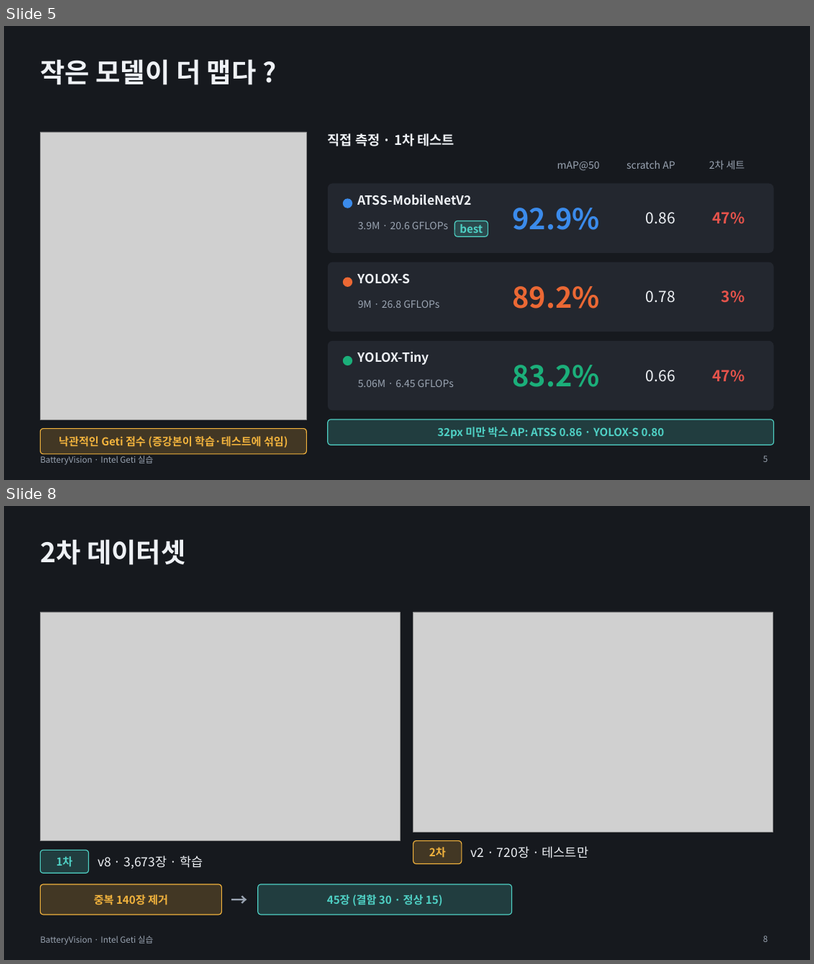
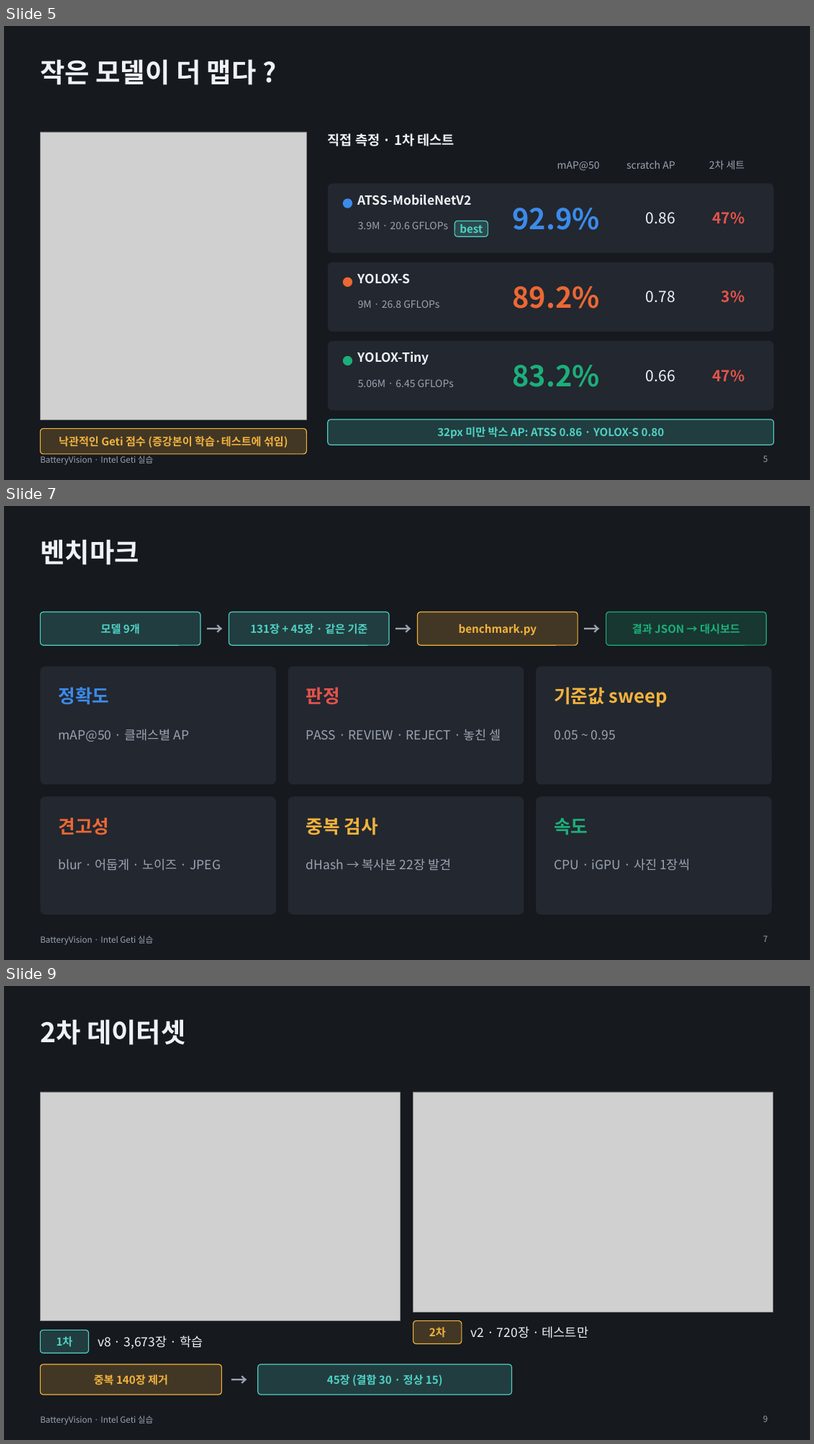
Before and after one commit to se4nchoi/batteryvision, a slide deck: docs/submission/BatteryVision_발표.pptx. Shown one above the other, each under a label of ours: slides 5 and 8 before the commit, slides 5, 7 and 9 after it; the slides between them are not shown. The pictures are 814x964 and 814x1444 pixels, drawn with LibreOffice and Linux fonts; fonts in the diff are those of the drawing; grey boxes stand for pictures. Boxes give left, top, right and bottom in pixels: in the first picture for what was removed or moved away, otherwise in the second. Text is boxed around its words. In the diff, an @@ line names an element or a change of style, - is before the commit and + after.

```diff
--- a/docs/submission/BatteryVision_발표.pptx
+++ b/docs/submission/BatteryVision_발표.pptx
@@ slide 7 added at [4, 506, 810, 960], background #16191E; not listed: 1 template element that a slide beside it also shows @@
@@ title added at [40, 539, 139, 565], 32 pt, text #EEF1F5, bold @@
+벤치마크
@@ rounded rectangle added at [40, 612, 201, 645], fill #4FD1C5 at 20% opacity, outline #4FD1C5 1 pt @@
@@ text added at [201, 612, 229, 645], 20 pt, text #9AA4B2, bold @@
+→
@@ rounded rectangle added at [229, 612, 389, 645], fill #4FD1C5 at 20% opacity, outline #4FD1C5 1 pt @@
@@ text added at [389, 612, 418, 645], 20 pt, text #9AA4B2, bold @@
+→
@@ rounded rectangle added at [418, 612, 578, 645], fill #F2B33D at 20% opacity, outline #F2B33D 1 pt @@
@@ text added at [578, 612, 607, 645], 20 pt, text #9AA4B2, bold @@
+→
@@ rounded rectangle added at [607, 612, 767, 645], fill #1BAF7A at 20% opacity, outline #1BAF7A 1 pt @@
@@ text added at [101, 623, 140, 634], 13 pt, text #4FD1C5, bold @@
+모델 9개
@@ text added at [250, 623, 368, 634], 13 pt, text #4FD1C5, bold @@
+131장 + 45장 · 같은 기준
@@ text added at [459, 624, 538, 636], 13 pt, text #F2B33D, bold @@
+benchmark.py
@@ text added at [633, 623, 741, 634], 13 pt, text #1BAF7A, bold @@
+결과 JSON → 대시보드
@@ rounded rectangle added at [40, 667, 276, 784], fill #23272F @@
@@ rounded rectangle added at [288, 667, 525, 784], fill #23272F @@
@@ rounded rectangle added at [536, 667, 772, 784], fill #23272F @@
@@ text added at [59, 687, 110, 705], 22 pt, text #3B8BEB, bold @@
+정확도
@@ text added at [306, 687, 340, 705], 22 pt, text #E5534B, bold @@
+판정
@@ text added at [554, 687, 668, 707], 22 pt, text #F2B33D, bold @@
+기준값 sweep
@@ text added at [59, 728, 189, 741], 15 pt, text #9AA4B2 @@
+mAP@50 · 클래스별 AP
@@ text added at [306, 728, 502, 740], 15 pt, text #9AA4B2 @@
+PASS · REVIEW · REJECT · 놓친 셀
@@ text added at [554, 730, 616, 739], 15 pt, text #9AA4B2 @@
+0.05 ~ 0.95
@@ rounded rectangle added at [40, 796, 276, 914], fill #23272F @@
@@ rounded rectangle added at [288, 796, 525, 914], fill #23272F @@
@@ rounded rectangle added at [536, 796, 772, 914], fill #23272F @@
@@ text added at [59, 817, 110, 835], 22 pt, text #EB6834, bold @@
+견고성
@@ text added at [306, 817, 378, 835], 22 pt, text #F2B33D, bold @@
+중복 검사
@@ text added at [554, 818, 588, 834], 22 pt, text #1BAF7A, bold @@
+속도
@@ text added at [59, 858, 221, 870], 15 pt, text #9AA4B2 @@
+blur · 어둡게 · 노이즈 · JPEG
@@ text added at [306, 858, 451, 870], 15 pt, text #9AA4B2 @@
+dHash → 복사본 22장 발견
@@ text added at [554, 858, 690, 870], 15 pt, text #9AA4B2 @@
+CPU · iGPU · 사진 1장씩
@@ page number added at [764, 935, 768, 942], 10 pt, text #9AA4B2 @@
+7
@@ what was slide 8 is now slide 9 @@
```
Also in this commit, not shown: 4 slides changed, 1 other file.
